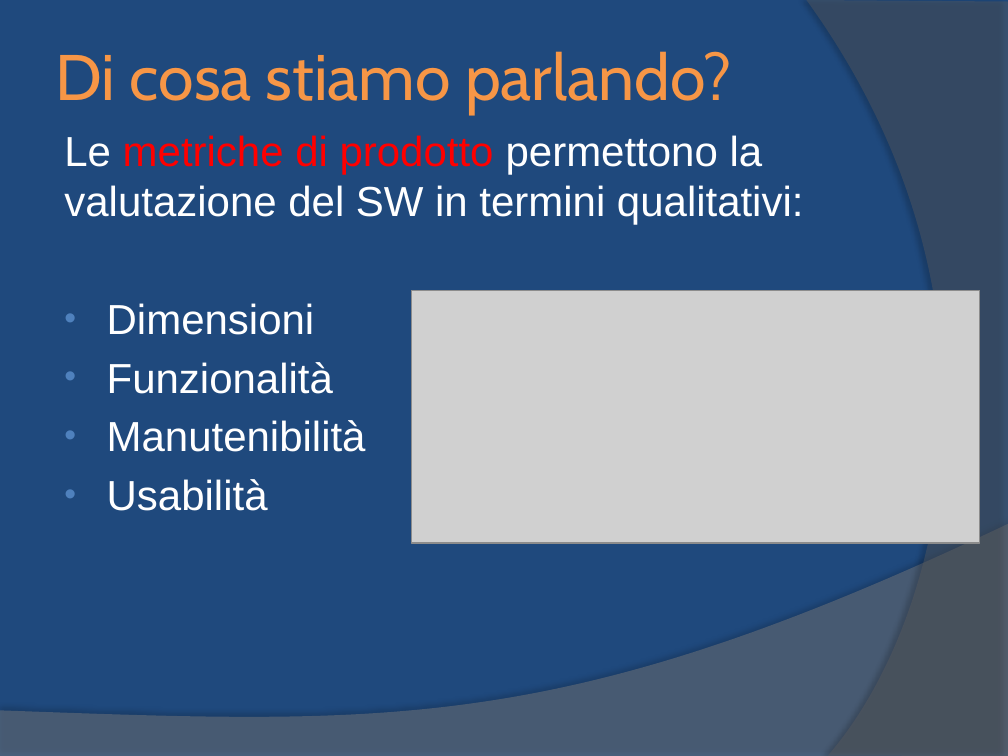
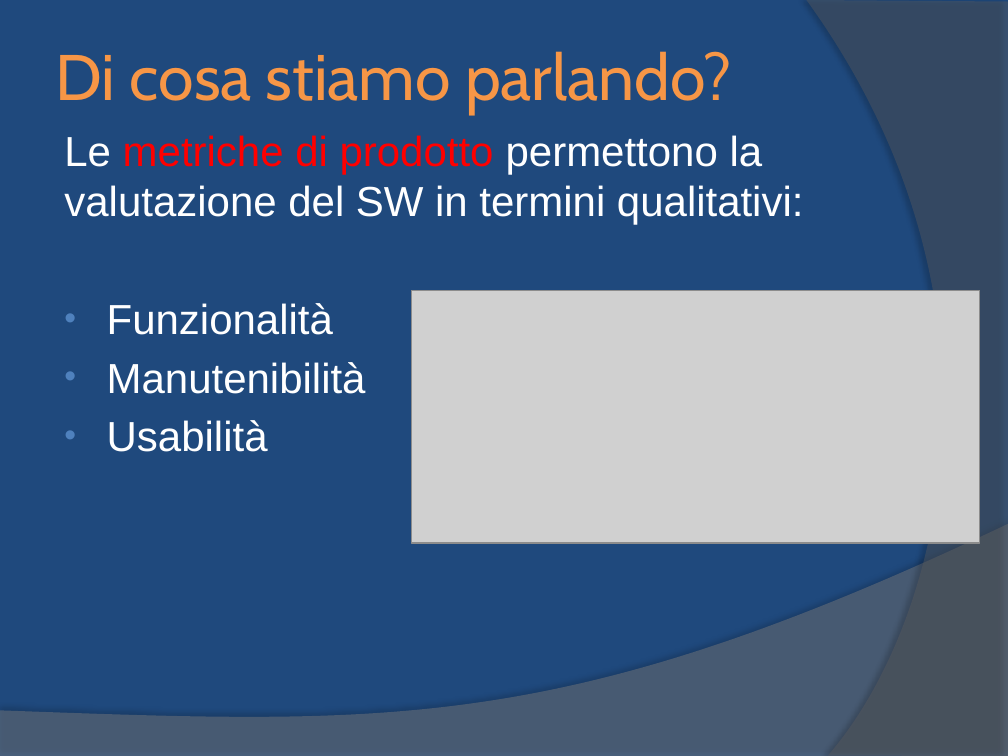
Before and after one commit to yan0z/ISW, a slide deck: slide 5 of Quesito 2 Team/1.ISW-Metrica.pptx. Drawn at 1008x756 pixels with LibreOffice and Linux fonts; fonts in the diff are those of the drawing; grey boxes stand for pictures. Boxes give left, top, right and bottom in pixels: in the first picture for what was removed or moved away, otherwise in the second. Text is boxed around its words. In the diff, an @@ line names an element or a change of style, - is before the commit and + after.

```diff
--- a/Quesito 2 Team/1.ISW-Metrica.pptx
+++ b/Quesito 2 Team/1.ISW-Metrica.pptx
@@ text at [107,303,315,335]: paragraph removed @@
-• Dimensioni
```
Also in this commit, not shown: 3 other slides changed, 2 other files.
